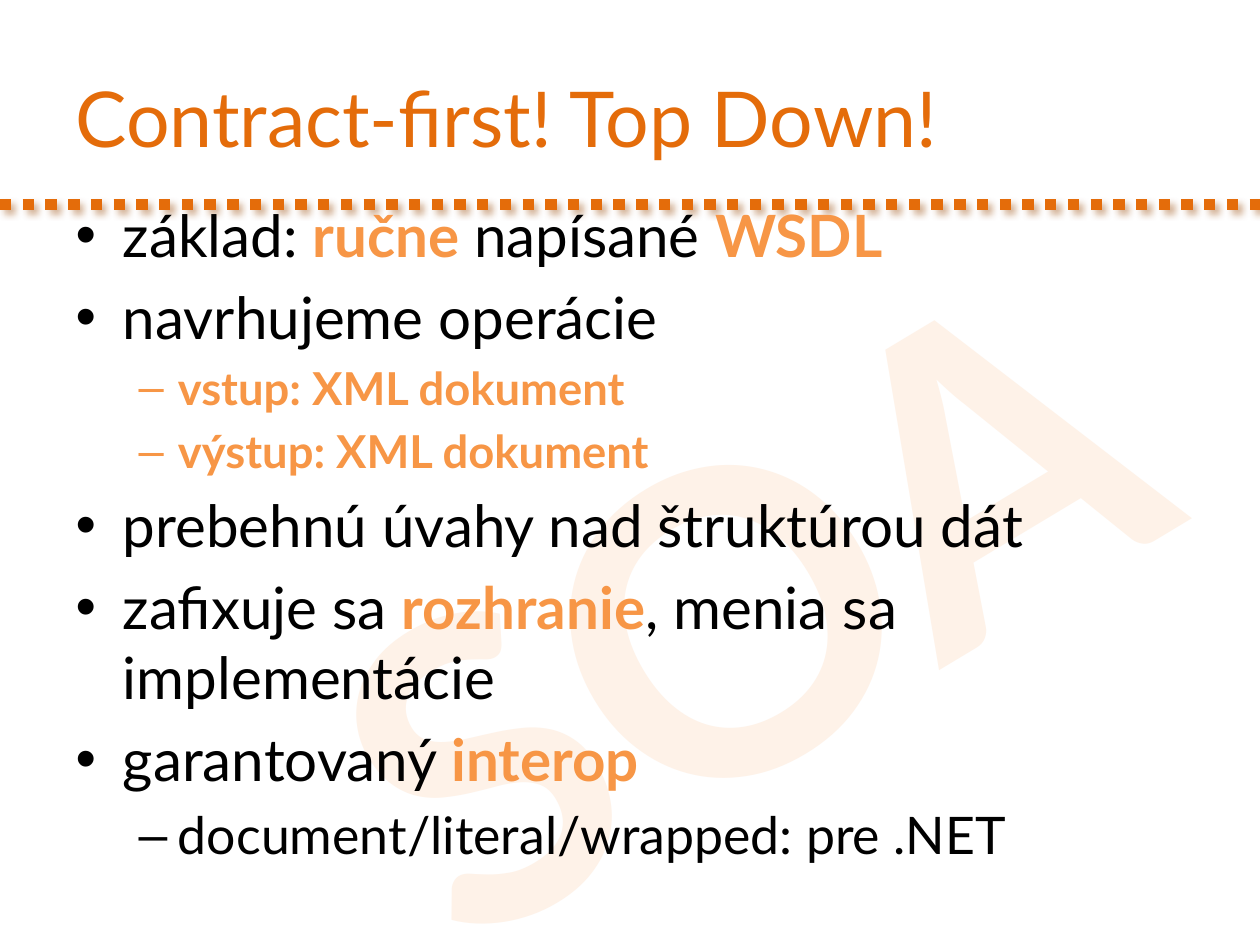
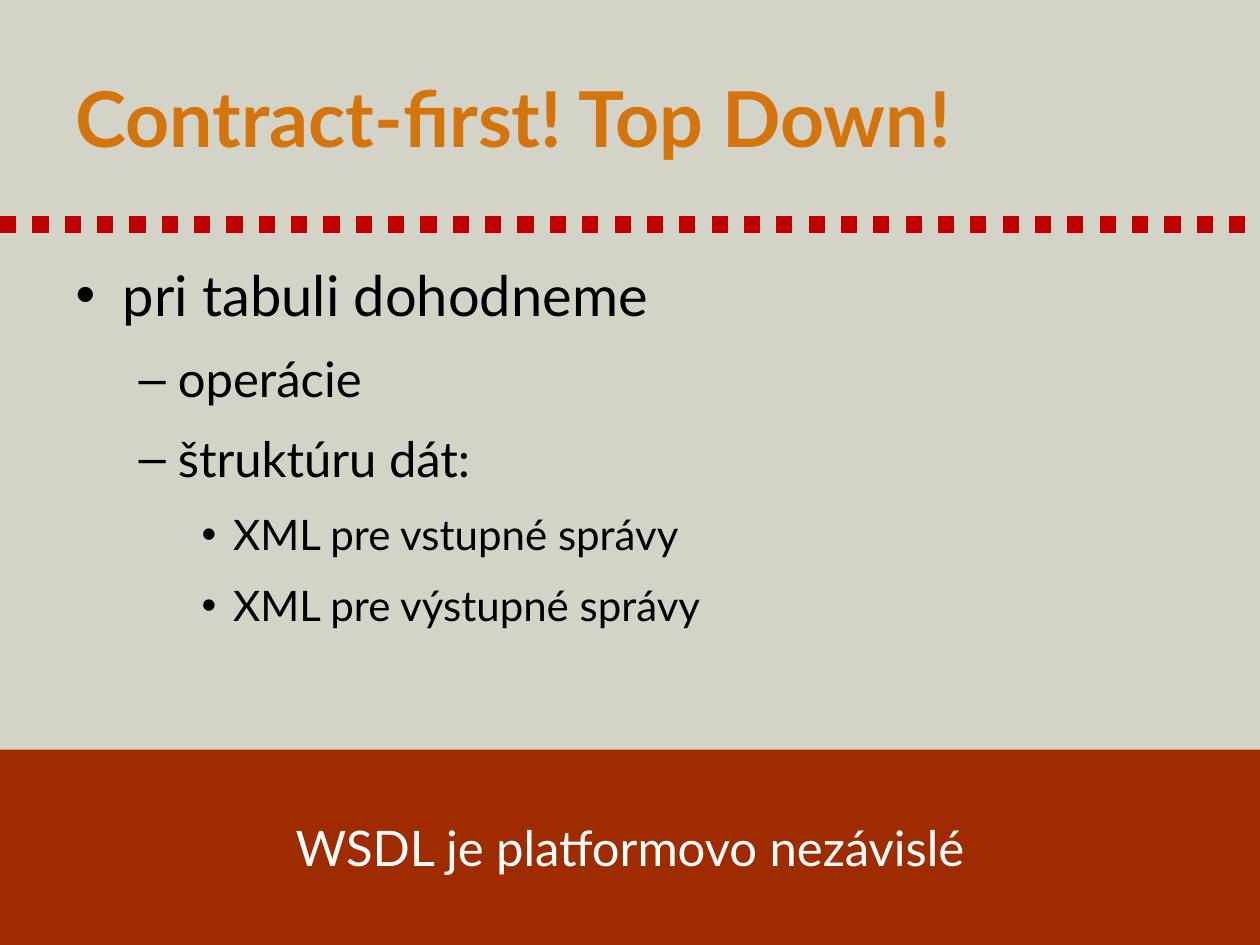
Before and after one commit to novotnyr/kopr-portal, a slide deck: slide 45 of content/soap-web-services/kopr-soap-web-services.pptx (slide 36 before the commit). Drawn at 1260x945 pixels with LibreOffice and Linux fonts; fonts in the diff are those of the drawing. Boxes give left, top, right and bottom in pixels: in the first picture for what was removed or moved away, otherwise in the second. Text is boxed around its words. In the diff, an @@ line names an element or a change of style, - is before the commit and + after.

Commit message:
Slajdy k SOAP aktualizovane do 2022

```diff
--- a/content/soap-web-services/kopr-soap-web-services.pptx
+++ b/content/soap-web-services/kopr-soap-web-services.pptx
@@ background #FFFFFF to #D3D3C8 @@
@@ title "Contract-first! Top Down!" at (76,89,951,160): text colour #E46C0A to #D3750C, bold on @@
@@ text removed at (233,65,1260,945) @@
-SOAP
@@ line moved from (0, 204) - (1260, 204) to (0, 224) - (1260, 224) @@
@@ line (0, 224) - (1260, 224): stroke #E46C0A 6.5 pt dashed to #C00000 9.25 pt dashed @@
@@ text "pri tabuli dohodneme" at (123,274,700,629): vertical alignment middle to top @@
@@ text at (123,274,700,629): text changed; size 33.3 to 24 pt @@
-• základ: ručne napísané WSDL
-• navrhujeme operácie
-  – vstup: XML dokument
-  – výstup: XML dokument
-• prebehnú úvahy nad štruktúrou dát
-• zafixuje sa rozhranie, menia sa implementácie
-• garantovaný interop
-  – document/literal/wrapped: pre .NET
+• pri tabuli dohodneme
+  – operácie
+  – štruktúru dát:
+    • XML pre vstupné správy
+    • XML pre výstupné správy
@@ rectangle added at (0,750,1260,945), fill #9F2B00, 28 pt, text #FFFFFF @@
+WSDL je platformovo nezávislé
```
Also in this commit, not shown: 42 other slides changed, 18 slides added, 40 slides removed, 1 other file.
